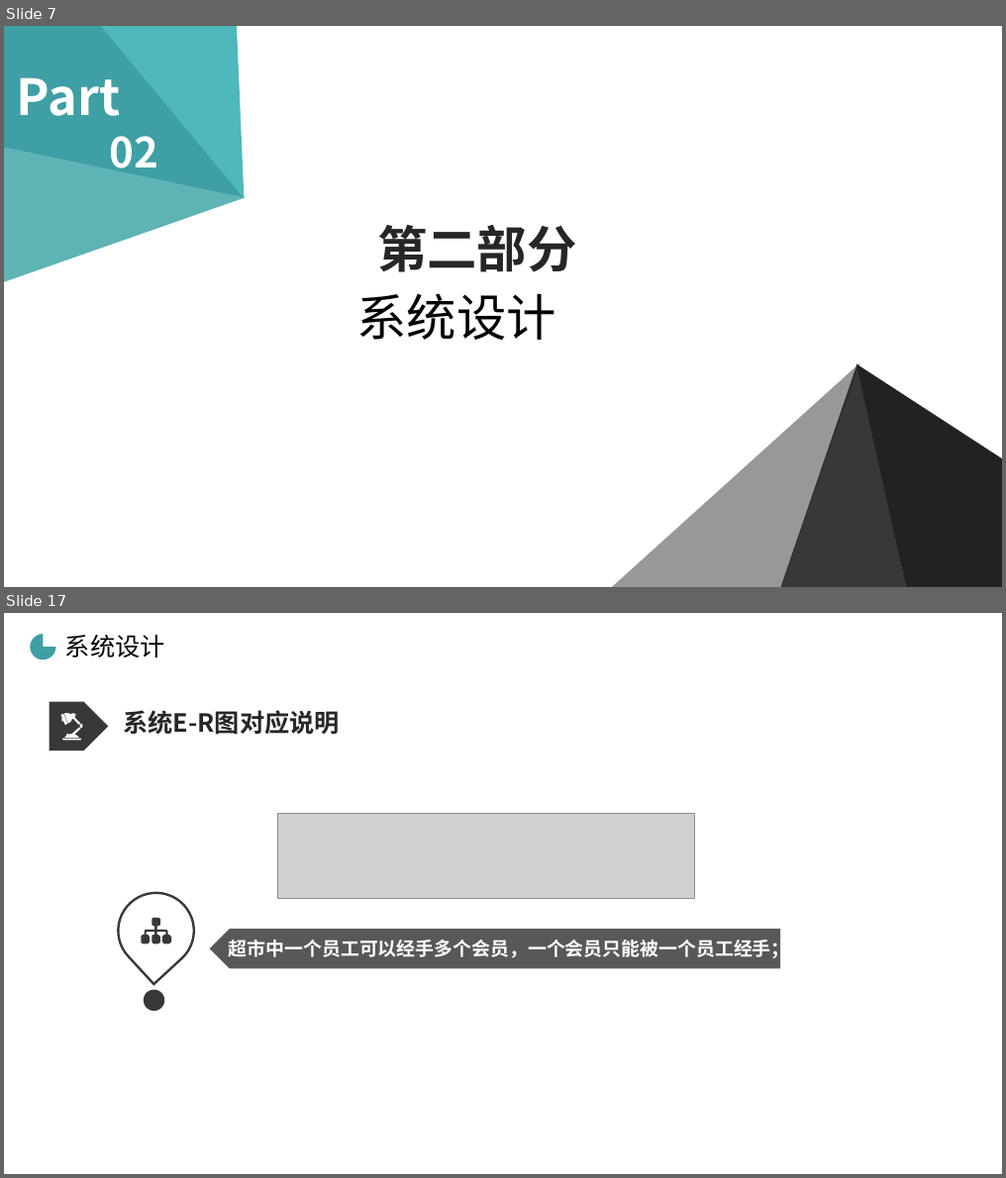
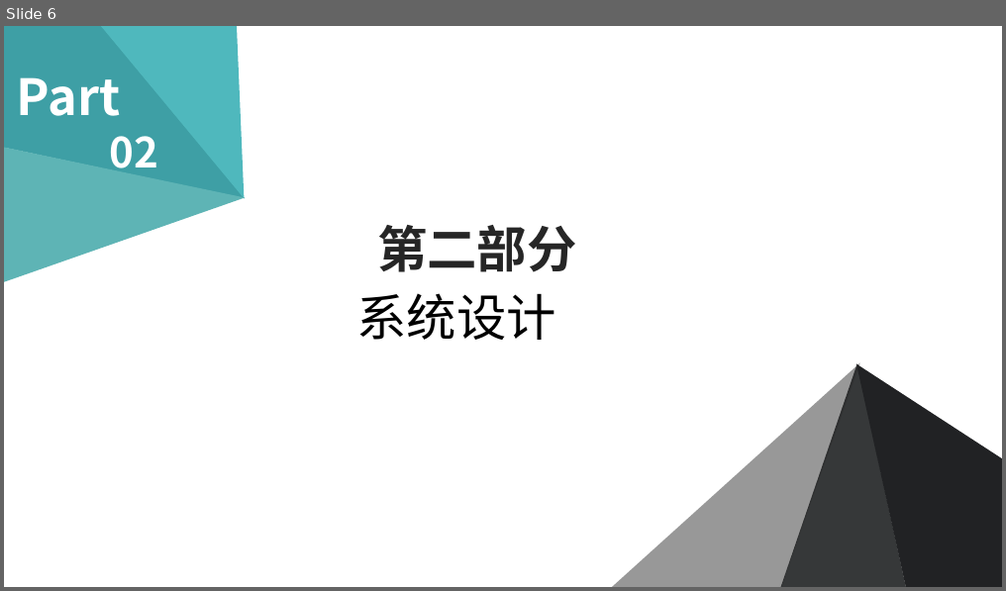
Before and after one commit to cckmit/typora-note, a slide deck: 毕业答辩.pptx. Shown one above the other, each under a label of ours: slides 7 and 17 before the commit, slide 6 after it; the slides between them are not shown. The pictures are 1006x1178 and 1006x591 pixels, drawn with LibreOffice and Linux fonts; fonts in the diff are those of the drawing; grey boxes stand for pictures; background and template pictures are left out. Boxes give left, top, right and bottom in pixels: in the first picture for what was removed or moved away, otherwise in the second. Text is boxed around its words. In the diff, an @@ line names an element or a change of style, - is before the commit and + after.

```diff
--- a/毕业答辩.pptx
+++ b/毕业答辩.pptx
@@ slide 17 removed at [4,613,1002,1174], background picture (left out) @@
@@ pie slice (boxed as its full ellipse) removed at [30,634,56,661] @@
@@ text removed at [65,635,165,658] @@
-系统设计
@@ pentagon arrow removed at [50,702,109,752] @@
@@ freeform shape removed at [60,713,83,741] @@
@@ text removed at [123,710,339,735] @@
-系统E-R图对应说明
@@ picture removed at [278,813,694,898] @@
@@ teardrop removed at [103,877,210,984] @@
@@ freeform shape removed at [141,918,171,944] @@
@@ pentagon arrow removed at [210,929,780,968] @@
-超市中一个员工可以经手多个会员，一个会员只能被一个员工经手；
@@ ellipse removed at [139,985,168,1015] @@
@@ what was slide 7 is now slide 6 @@
```
Also in this commit, not shown: 8 slides changed, 5 slides added, 6 other slides removed.
